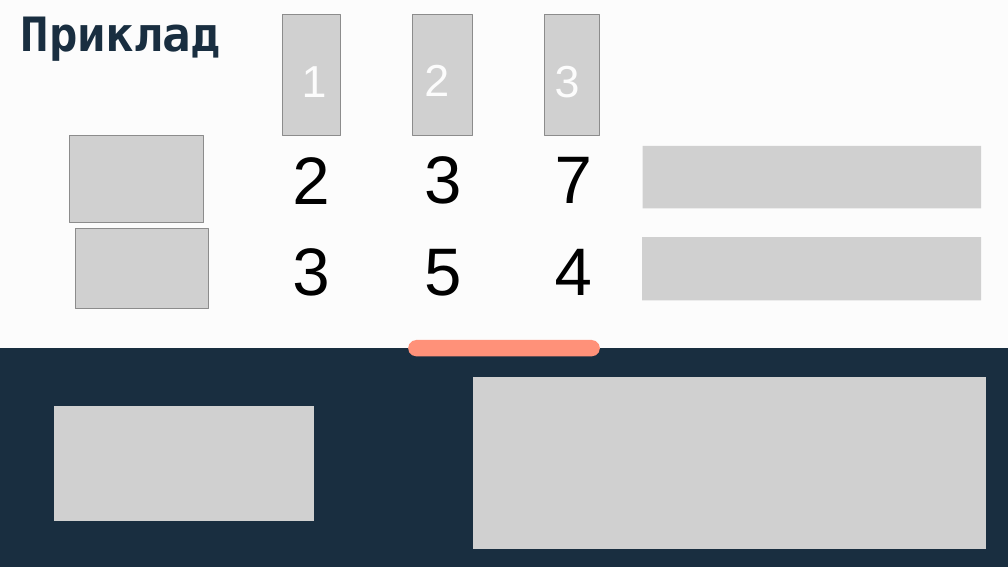
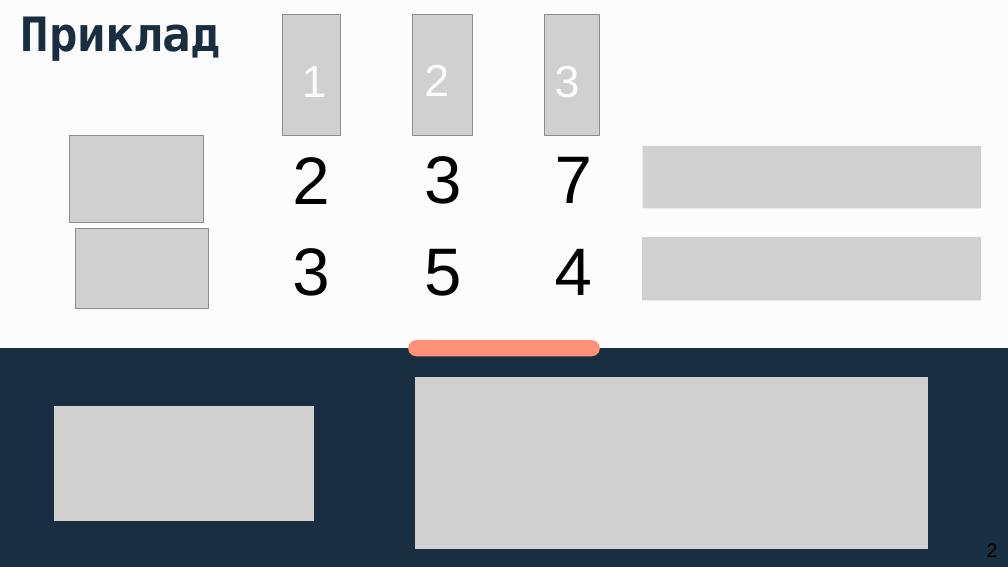
Before and after one commit to oleksandravozniuk/DiplomaDoc, a slide deck: slide 2 of vozniuk_sem2.pptx. Drawn at 1008x567 pixels with LibreOffice and Linux fonts; fonts in the diff are those of the drawing; grey boxes stand for pictures. Boxes give left, top, right and bottom in pixels: in the first picture for what was removed or moved away, otherwise in the second. Text is boxed around its words. In the diff, an @@ line names an element or a change of style, - is before the commit and + after.

```diff
--- a/vozniuk_sem2.pptx
+++ b/vozniuk_sem2.pptx
@@ picture: place and size @@
-picture at box(473, 377, 987, 550)
+picture at box(414, 377, 928, 550)
@@ text added at box(987, 544, 998, 557), 14 pt, text #000000 @@
+2
```
Also in this commit, not shown: 10 other slides changed, 9 slides added, 2 slides removed, 26 other files.
